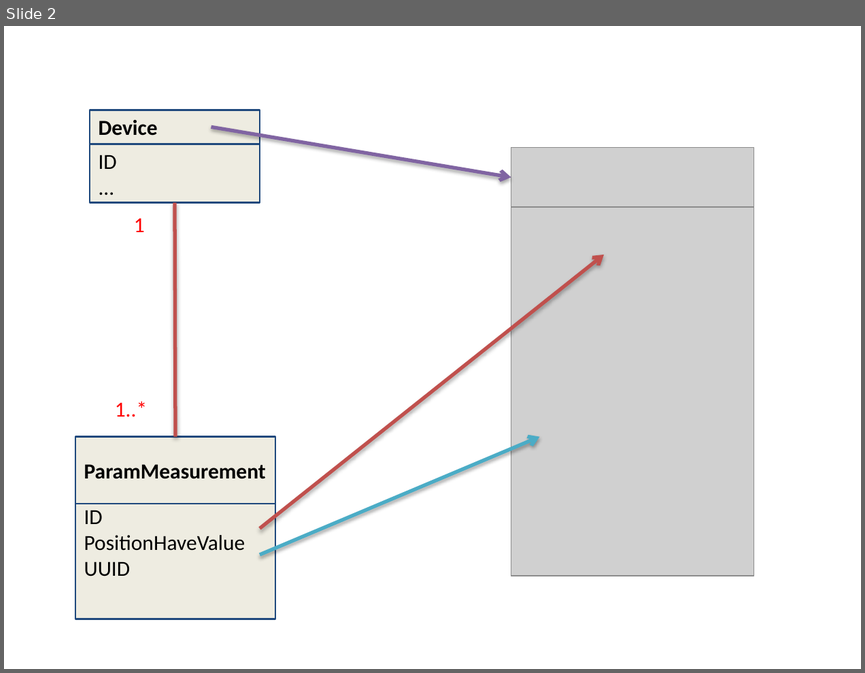
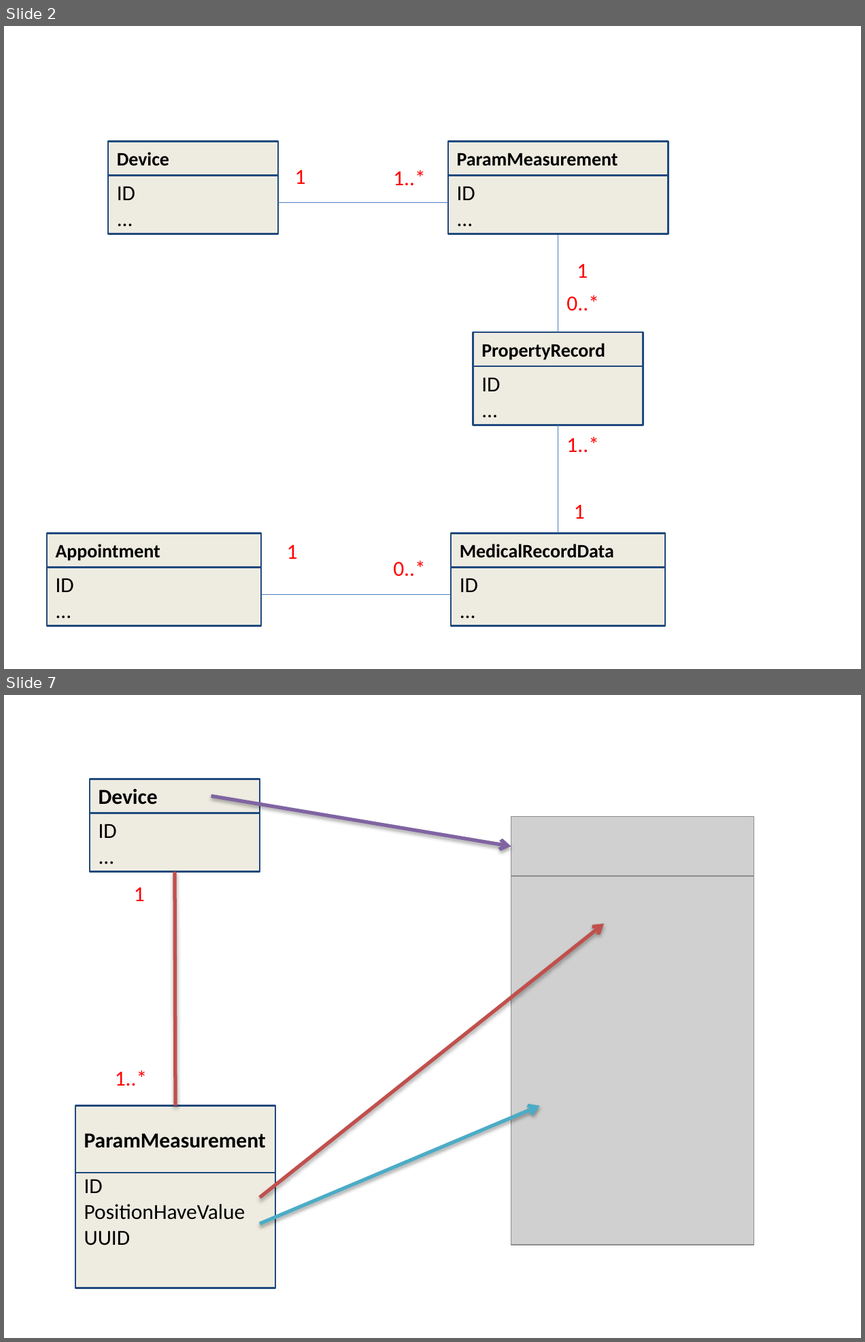
Before and after one commit to quantdse60878/HSTS, a slide deck: docs/Temperature Presentation/Quy/ReadDataFromWristband.pptx. Shown one above the other, each under a label of ours: slide 2 before the commit, slides 2 and 7 after it; the slides between them are not shown. The pictures are 865x673 and 865x1342 pixels, drawn with LibreOffice and Linux fonts; fonts in the diff are those of the drawing; grey boxes stand for pictures. Boxes give left, top, right and bottom in pixels: in the first picture for what was removed or moved away, otherwise in the second. Text is boxed around its words. In the diff, an @@ line names an element or a change of style, - is before the commit and + after.

```diff
--- a/docs/Temperature Presentation/Quy/ReadDataFromWristband.pptx
+++ b/docs/Temperature Presentation/Quy/ReadDataFromWristband.pptx
@@ slide 2 added at box(4, 26, 861, 669), background #FFFFFF @@
@@ rectangle added at box(109, 142, 278, 176), fill #EEECE1, outline #1F497D 1.5 pt, 16 pt, text #000000, bold @@
+Device
@@ rectangle added at box(448, 142, 668, 176), fill #EEECE1, outline #1F497D 1.5 pt, 16 pt, text #000000, bold @@
+ParamMeasurement
@@ rectangle added at box(109, 171, 278, 234), fill #EEECE1, outline #1F497D 1.5 pt, 18 pt, text #000000 @@
+ID
+...
@@ text added at box(295, 169, 306, 184), 18 pt, text #FF0000 @@
+1
@@ text added at box(393, 169, 426, 185), 18 pt, text #FF0000 @@
+1..*
@@ rectangle added at box(448, 171, 668, 234), fill #EEECE1, outline #1F497D 1.5 pt, 18 pt, text #000000 @@
+ID
+...
@@ line added from (278, 203) to (448, 203), #4B7EBC 0.75 pt @@
@@ line added from (558, 234) to (558, 332), #4B7EBC 0.75 pt @@
@@ text added at box(577, 263, 587, 278), 18 pt, text #FF0000 @@
+1
@@ text added at box(566, 295, 599, 311), 18 pt, text #FF0000 @@
+0..*
@@ rectangle added at box(473, 332, 643, 366), fill #EEECE1, outline #1F497D 1.5 pt, 16 pt, text #000000, bold @@
+PropertyRecord
@@ rectangle added at box(473, 362, 643, 425), fill #EEECE1, outline #1F497D 1.5 pt, 18 pt, text #000000 @@
+ID
+...
@@ line added from (558, 424) to (558, 533), #4B7EBC 0.75 pt @@
@@ text added at box(566, 436, 599, 452), 18 pt, text #FF0000 @@
+1..*
@@ text added at box(574, 504, 585, 518), 18 pt, text #FF0000 @@
+1
@@ rectangle added at box(47, 533, 261, 567), fill #EEECE1, outline #1F497D 1.5 pt, 16 pt, text #000000, bold @@
+Appointment
@@ rectangle added at box(451, 533, 666, 567), fill #EEECE1, outline #1F497D 1.5 pt, 16 pt, text #000000, bold @@
+MedicalRecordData
@@ text added at box(287, 544, 298, 558), 18 pt, text #FF0000 @@
+1
@@ rectangle added at box(47, 563, 261, 626), fill #EEECE1, outline #1F497D 1.5 pt, 18 pt, text #000000 @@
+ID
+...
@@ text added at box(393, 560, 426, 576), 18 pt, text #FF0000 @@
+0..*
@@ rectangle added at box(451, 563, 666, 626), fill #EEECE1, outline #1F497D 1.5 pt, 18 pt, text #000000 @@
+ID
+...
@@ line added from (261, 594) to (451, 594), #4B7EBC 0.75 pt @@
@@ what was slide 2 is now slide 7 @@
```
Also in this commit, not shown: 2 slides changed, 5 other slides added, 1 slide removed.
